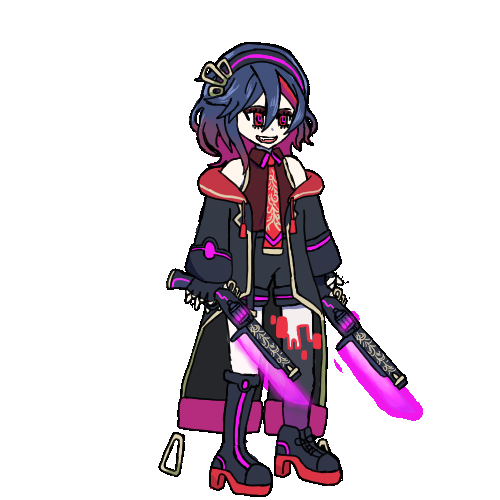
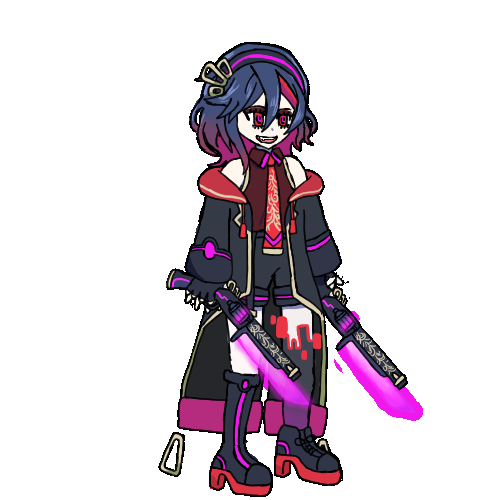
Revision of a layered 500x500 image; what changed, layer by layer:
removed group "パーカー フード" (4 layers) from group "ラスボス 下赤" over [242, 196, 295, 205]
added group "パーカー フード 右側" with 1 layers in group "ラスボス 下赤" over [289, 196, 295, 203]
moved "パーカー フード 右 色" into group "パーカー フード 右側" over [289, 196, 295, 203]
added group "パーカー 紐 右" with 1 layers in group "ラスボス 下赤" over [289, 196, 295, 203]
moved "パーカー 紐 右 色" into group "パーカー 紐 右" over [289, 196, 295, 203]
added layer "パーカー 裏" in group "パーカー 裏側" over [242, 196, 295, 205]
